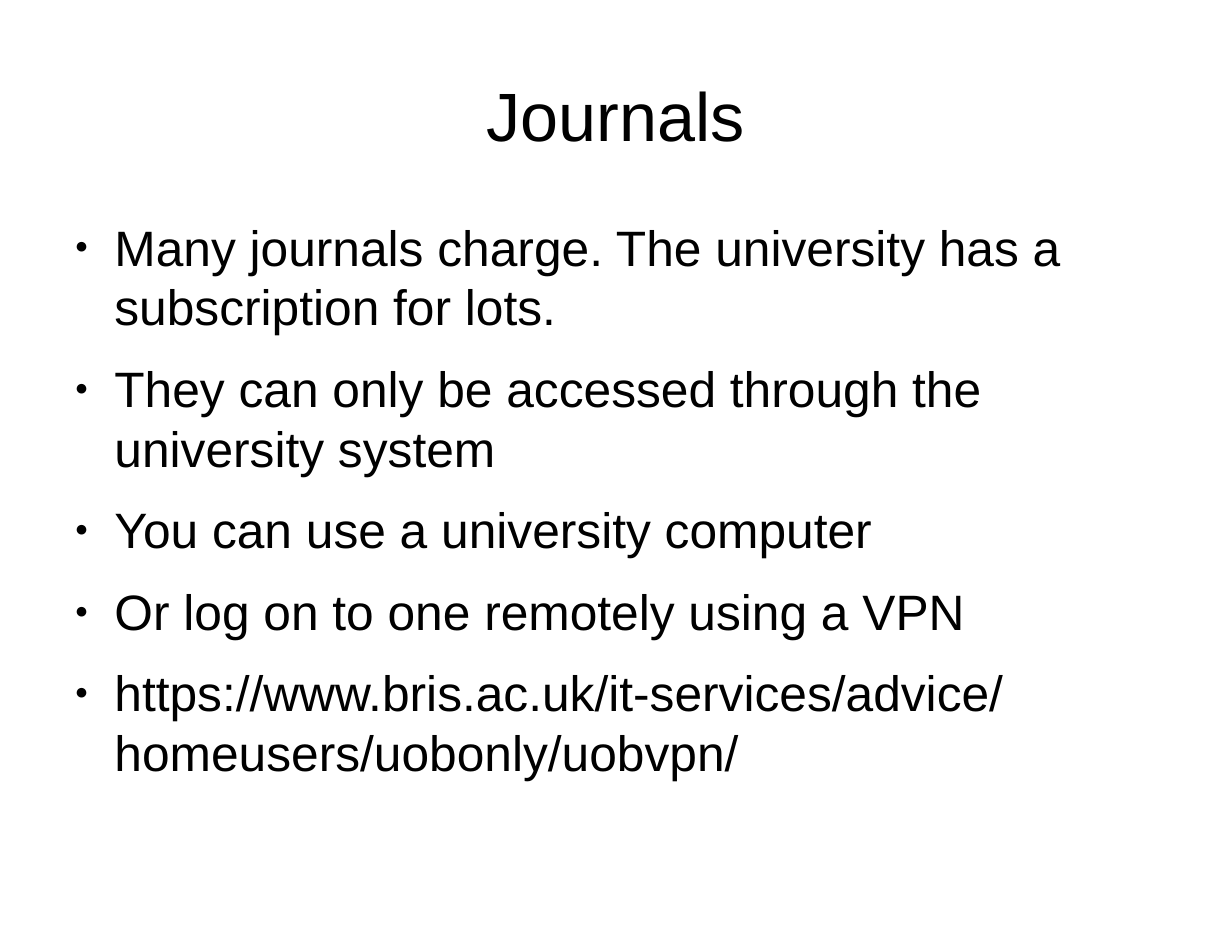
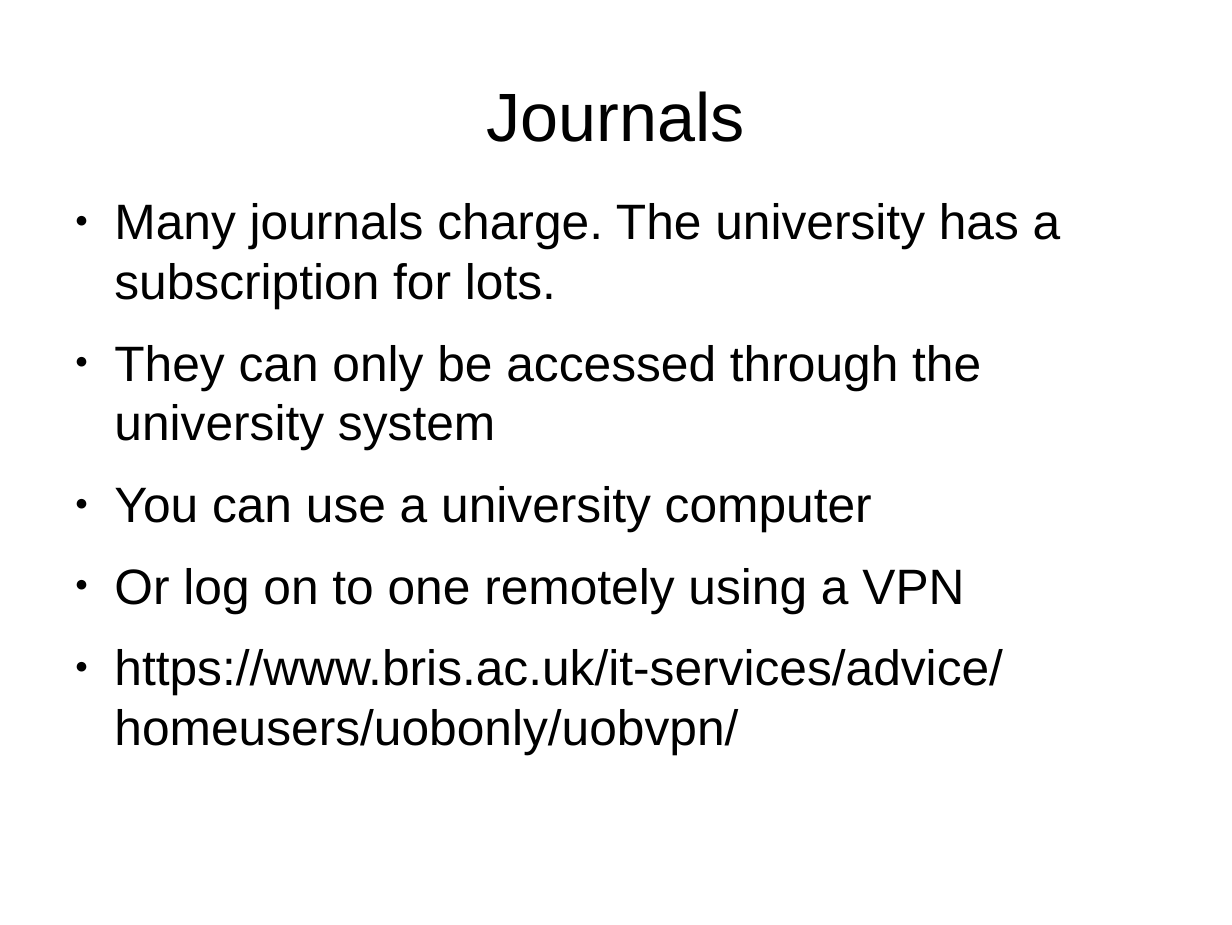
Before and after one commit to conorhoughton/COMS12303, a slide deck: slide 17 of 2016_17/CJH_1_Research/CJH_1_Research.odp. Drawn at 1232x925 pixels with LibreOffice and Linux fonts; fonts in the diff are those of the drawing. Boxes give left, top, right and bottom in pixels: in the first picture for what was removed or moved away, otherwise in the second. Text is boxed around its words. In the diff, an @@ line names an element or a change of style, - is before the commit and + after.

```diff
--- a/2016_17/CJH_1_Research/CJH_1_Research.odp
+++ b/2016_17/CJH_1_Research/CJH_1_Research.odp
@@ text "Many journals charge. The university ..." moved from (x1=114, y1=230, x2=1061, y2=781) to (x1=114, y1=203, x2=1061, y2=754) @@
```
Also in this commit, not shown: 1 other slide changed.
